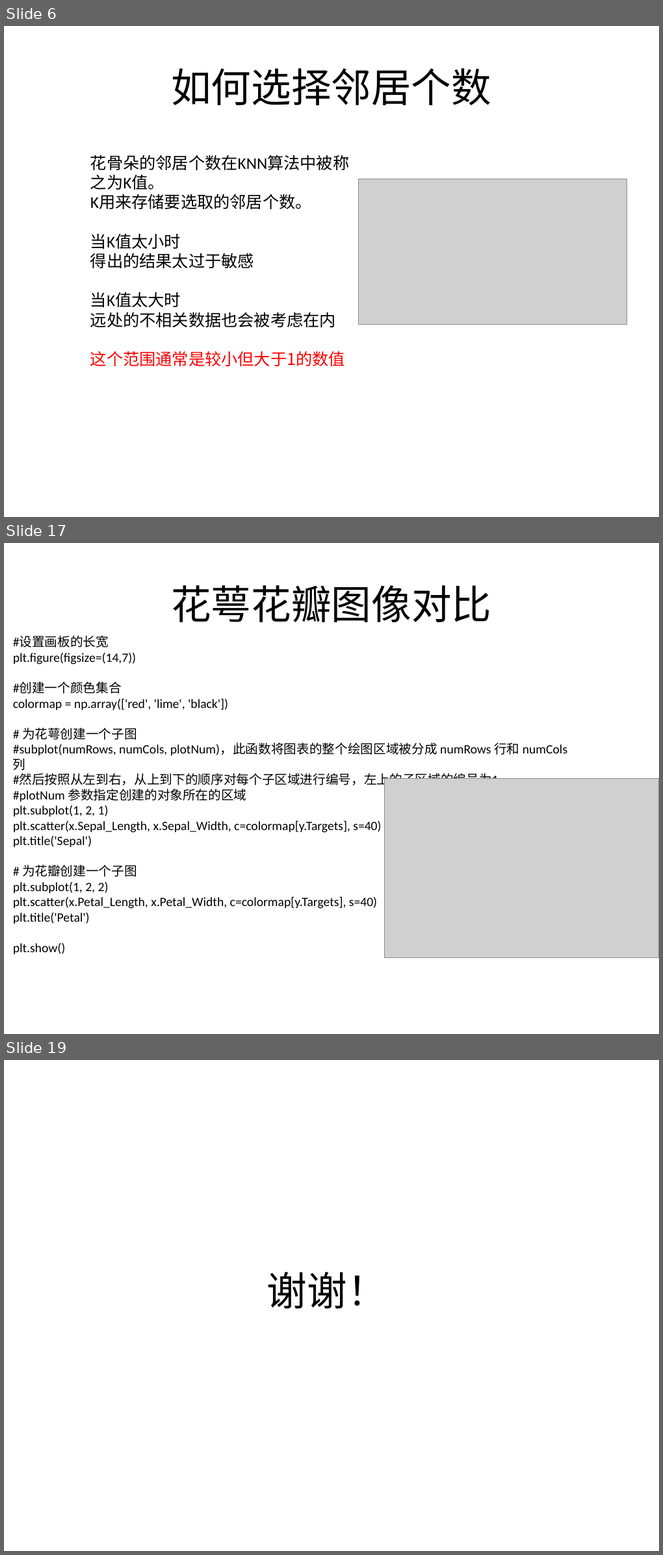
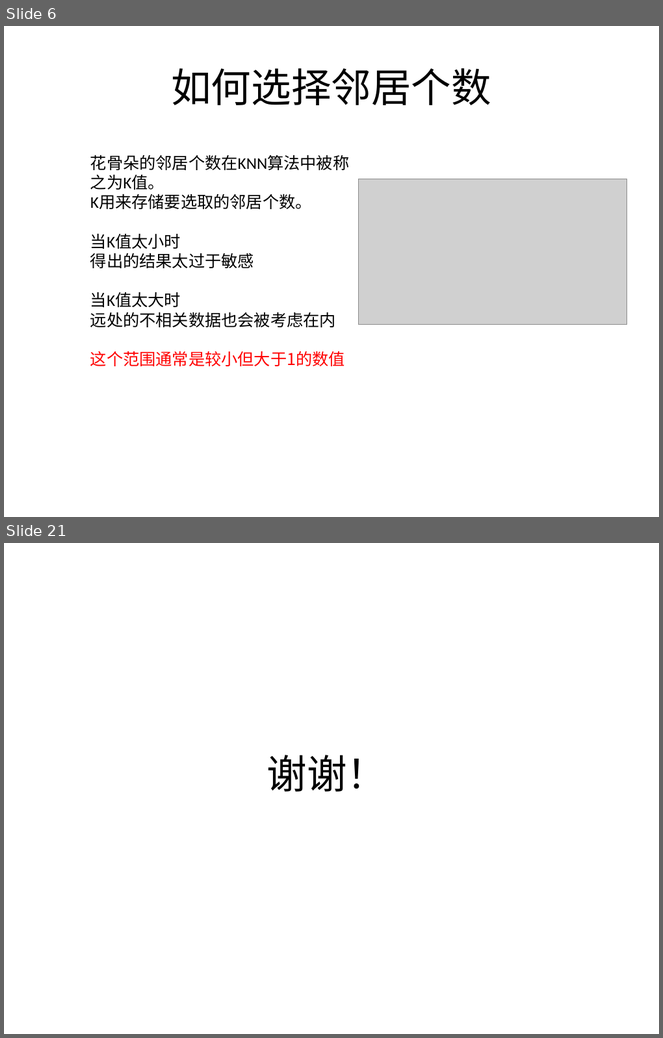
Before and after one commit to BattalionCommander/Python, a slide deck: cls_23聚类算法.pptx. Shown one above the other, each under a label of ours: slides 6, 17 and 19 before the commit, slides 6 and 21 after it; the slides between them are not shown. The pictures are 663x1555 and 663x1038 pixels, drawn with LibreOffice and Linux fonts; fonts in the diff are those of the drawing; grey boxes stand for pictures; background and template pictures are left out. Boxes give left, top, right and bottom in pixels: in the first picture for what was removed or moved away, otherwise in the second. Text is boxed around its words. In the diff, an @@ line names an element or a change of style, - is before the commit and + after.

```diff
--- a/cls_23聚类算法.pptx
+++ b/cls_23聚类算法.pptx
@@ slide 17 removed at (x1=4, y1=543, x2=659, y2=1034), background picture (left out) @@
@@ title removed at (x1=171, y1=585, x2=492, y2=622) @@
-花萼花瓣图像对比
@@ text removed at (x1=13, y1=636, x2=568, y2=954) @@
-#设置画板的长宽
-plt.figure(figsize=(14,7))
-#创建一个颜色集合
-colormap = np.array(['red', 'lime', 'black'])
-# 为花萼创建一个子图
-#subplot(numRows, numCols, plotNum)，此函数将图表的整个绘图区域被分成 numRows 行和 numCols 列
-#然后按照从左到右，从上到下的顺序对每个子区域进行编号，左上的子区域的编号为1
-#plotNum 参数指定创建的对象所在的区域
-plt.subplot(1, 2, 1)
-plt.scatter(x.Sepal_Length, x.Sepal_Width, c=colormap[y.Targets], s=40)
-plt.title('Sepal')
-# 为花瓣创建一个子图
-plt.subplot(1, 2, 2)
-plt.scatter(x.Petal_Length, x.Petal_Width, c=colormap[y.Targets], s=40)
-plt.title('Petal')
-plt.show()
@@ picture removed at (x1=385, y1=778, x2=659, y2=958) @@
@@ what was slide 19 is now slide 21 @@
```
Also in this commit, not shown: 9 slides changed, 5 slides added, 2 other slides removed, 6 other files.
